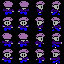
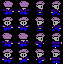
Before/after of a 64x64 layered artwork. What changed in the layer stack:
pixels changed over [63, 0, 64, 64] (layer not identified)
